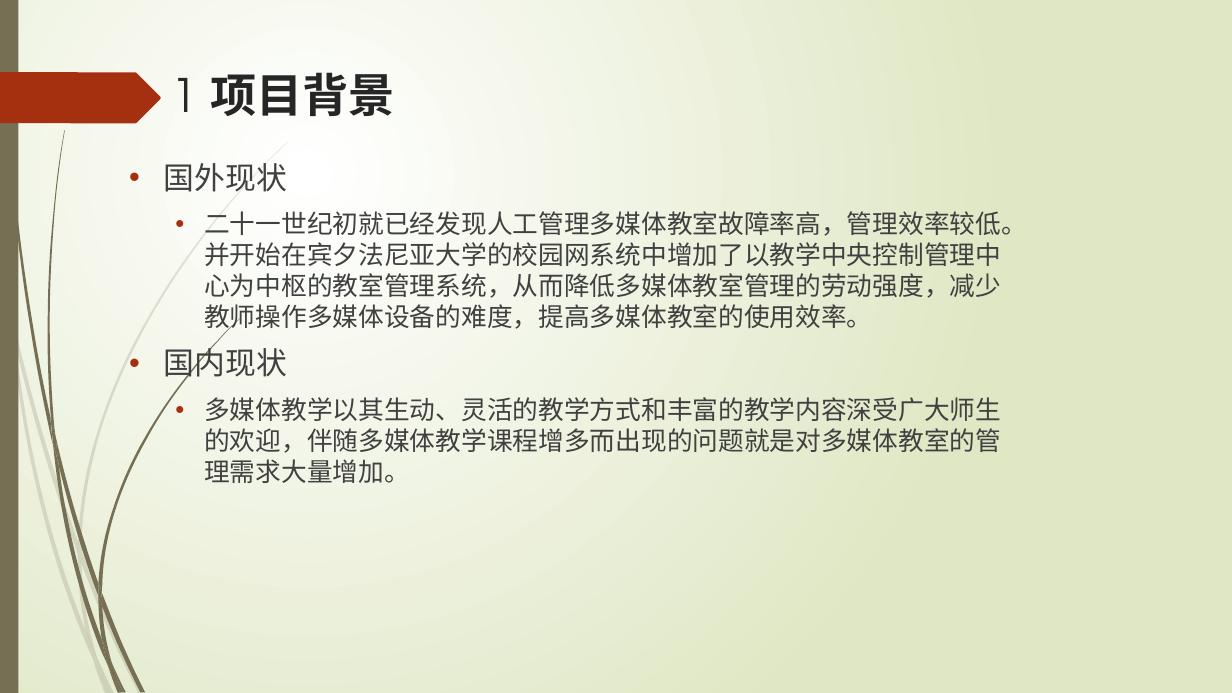
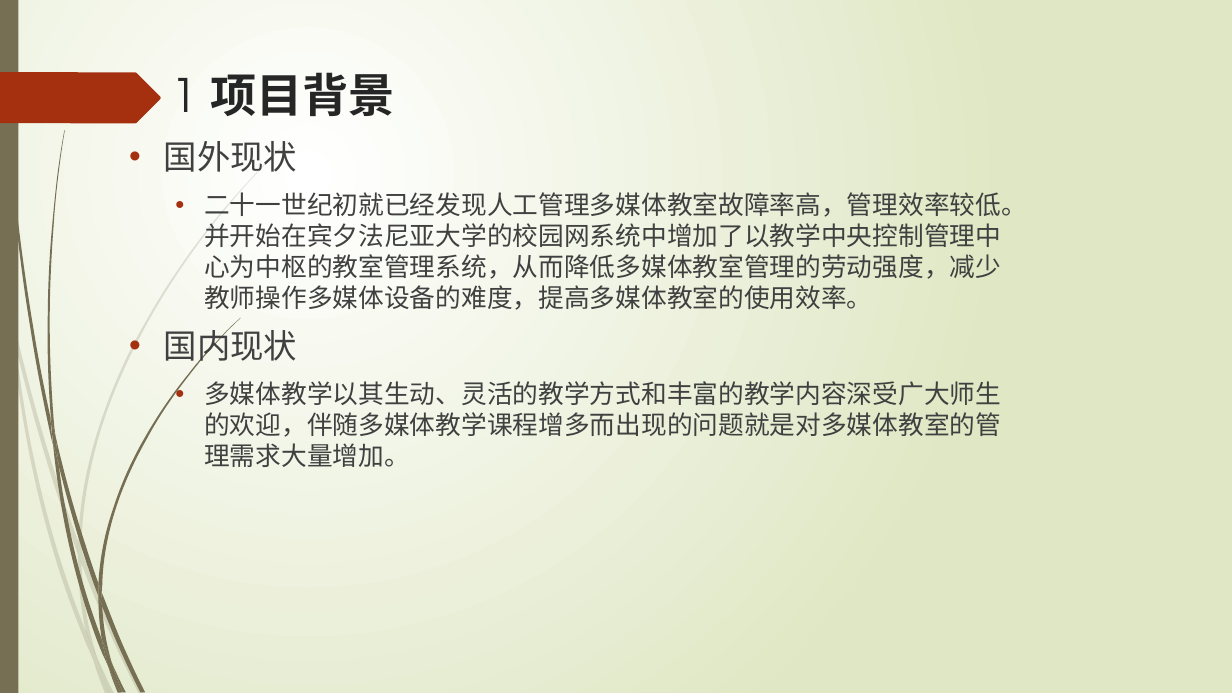
Before and after one commit to liuzhuocpp/liuzhuo_midterm_report, a slide deck: slide 5 of 刘卓中期报告.pptx. Drawn at 1232x693 pixels with LibreOffice and Linux fonts; fonts in the diff are those of the drawing. Boxes give left, top, right and bottom in pixels: in the first picture for what was removed or moved away, otherwise in the second. Text is boxed around its words. In the diff, an @@ line names an element or a change of style, - is before the commit and + after.

```diff
--- a/刘卓中期报告.pptx
+++ b/刘卓中期报告.pptx
@@ text "国外现状": place and size @@
-text "国外现状" at [164, 163, 1027, 483]
+text "国外现状" at [164, 141, 1027, 467]
@@ text at [164, 141, 297, 367]: size 24 to 26 pt in "国外现状", "国内现状" @@
```
Also in this commit, not shown: 7 other slides changed, 1 other file.
